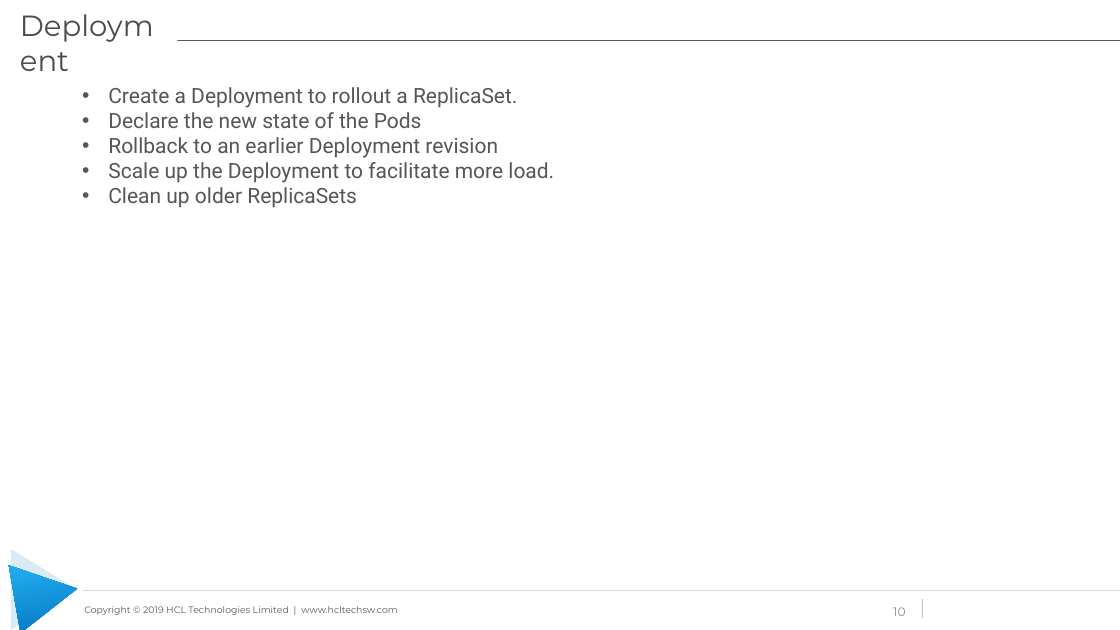
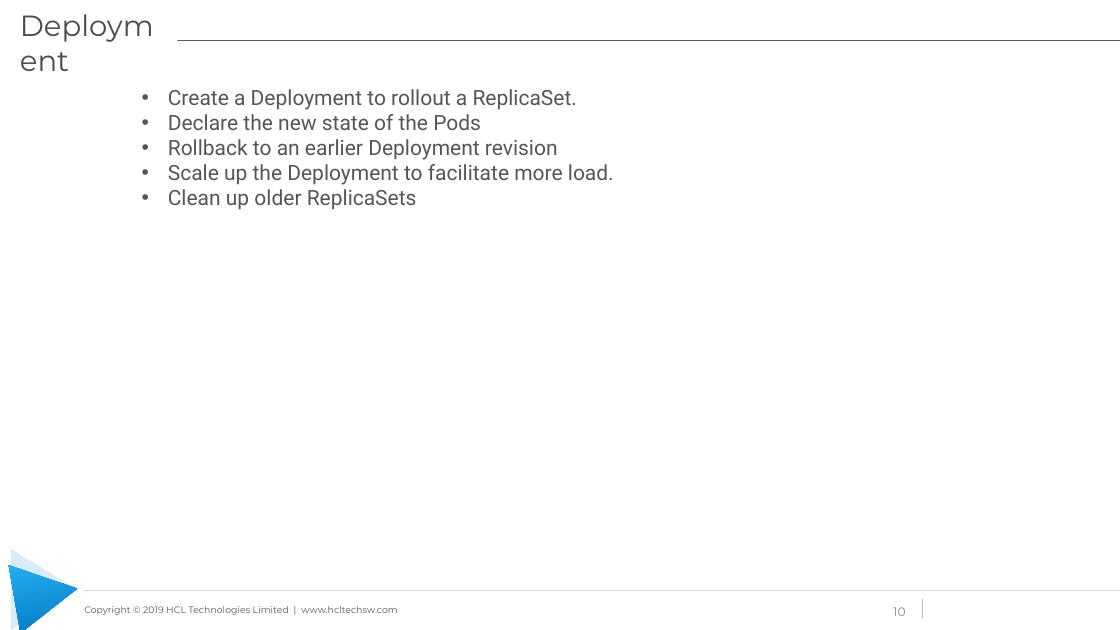
Before and after one commit to learning-zone/docker-and-kubernetes-basics, a slide deck: slide 10 of kubernetes-workshop-files/Kubernetes_Workshop.pptx. Drawn at 1120x630 pixels with LibreOffice and Linux fonts; fonts in the diff are those of the drawing; background and template pictures are left out. Boxes give left, top, right and bottom in pixels: in the first picture for what was removed or moved away, otherwise in the second. Text is boxed around its words. In the diff, an @@ line names an element or a change of style, - is before the commit and + after.

```diff
--- a/kubernetes-workshop-files/Kubernetes_Workshop.pptx
+++ b/kubernetes-workshop-files/Kubernetes_Workshop.pptx
@@ text "Create a Deployment to rollout ...": place and size @@
-text "Create a Deployment to rollout ..." at (108, 87, 554, 208)
+text "Create a Deployment to rollout ..." at (168, 89, 614, 210)
```
Also in this commit, not shown: 8 other slides changed, 4 slides added.
